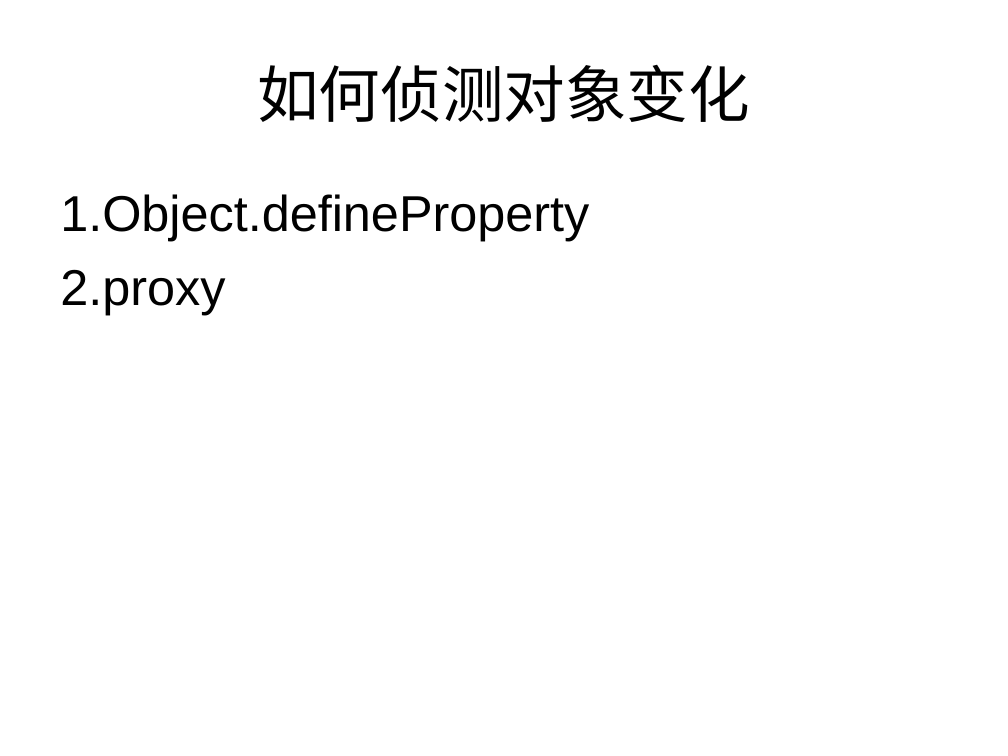
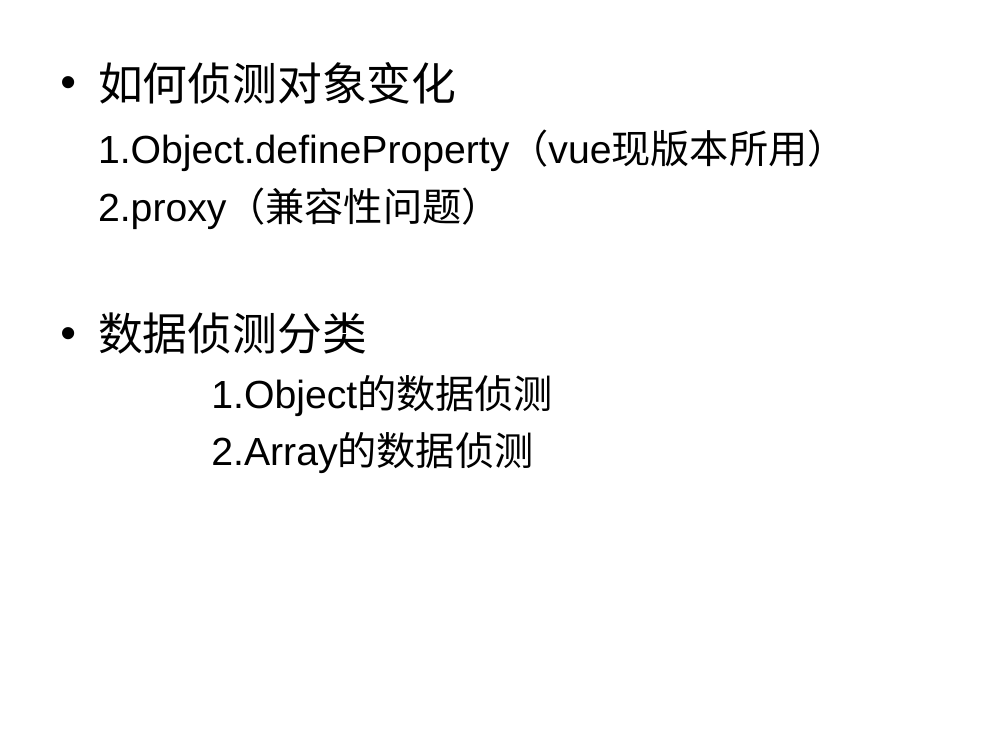
Before and after one commit to liyanjunCode/miniPrograme, a slide deck: slide 4 of vue.ppt. Drawn at 1008x756 pixels with LibreOffice and Linux fonts; fonts in the diff are those of the drawing. Boxes give left, top, right and bottom in pixels: in the first picture for what was removed or moved away, otherwise in the second. Text is boxed around its words. In the diff, an @@ line names an element or a change of style, - is before the commit and + after.

```diff
--- a/vue.ppt
+++ b/vue.ppt
@@ text at (x1=98, y1=62, x2=846, y2=473): text changed; size 36 to 28 pt @@
-1.Object.defineProperty
-2.proxy
+• 如何侦测对象变化
+1.Object.defineProperty（vue现版本所用）
+2.proxy（兼容性问题）
+• 数据侦测分类
+  1.Object的数据侦测
+  2.Array的数据侦测
@@ title removed at (x1=257, y1=65, x2=750, y2=122) @@
-如何侦测对象变化
```
Also in this commit, not shown: 7 other slides changed, 10 slides added, 4 slides removed, 1 other file.
